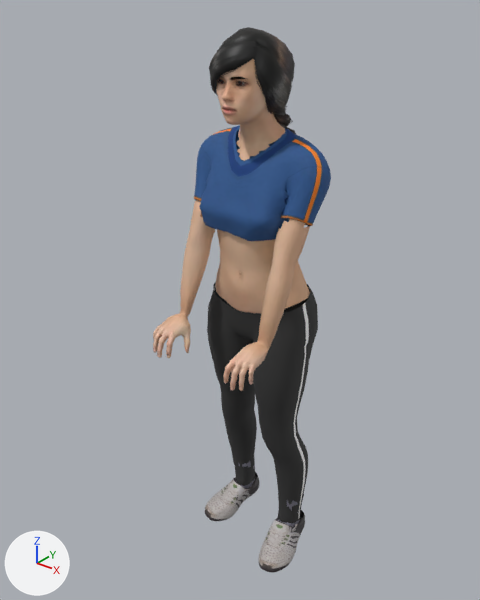
Before and after pictures for a commit that changed the glTF model assets/props/people-priya-stand-type-low.glb.
Before and after are seen from a 50 mm camera at (1.062, -1.33, 0.761) aimed at (-0.037, 0.044, -0.09). The axes (+X, +Y, +Z) are drawn at lower left. The lights are the same throughout. The picture after the commit comes second. Vertices at exactly the same position are counted once.

Script lines for the objects in view, before the commit:
```python
mat_human_body = principled_material('Human.body')
mat_human_body.texture = img_young_lightskinned_female_diffuse3
mat_human_body.roughness = 0.58
me_base_001 = bpy.data.meshes.new('base.001')
me_base_001.from_pydata(...)  # 20855 vertices, 36990 faces; spans x -0.21..0.21, y -0.2..0.25, z -1.0..0.65
# faces by material slot: [17598, 5518, 192, 368, 3436, 172, 2586, 7120]
me_base_001.materials.append(mat_human_body)  # picture img_young_lightskinned_female_diffuse3
me_base_001.materials.append(mat_human_braid01)
me_base_001.materials.append(mat_human_eyebrow012)
me_base_001.materials.append(mat_human_eyelashes02)
me_base_001.materials.append(mat_human_female_sportsuit01)
me_base_001.materials.append(mat_human_low_poly)  # picture img_brown_eye
me_base_001.materials.append(mat_human_shoes05)  # picture img_shoes05_diffuse
me_base_001.materials.append(mat_human_teeth_base)  # picture img_teeth
ob_people_priya_stand_type_low = bpy.data.objects.new('people-priya-stand-type-low', me_base_001)
ob_people_priya_stand_type_low.location = (0.0, 0.0, 0.0)
```
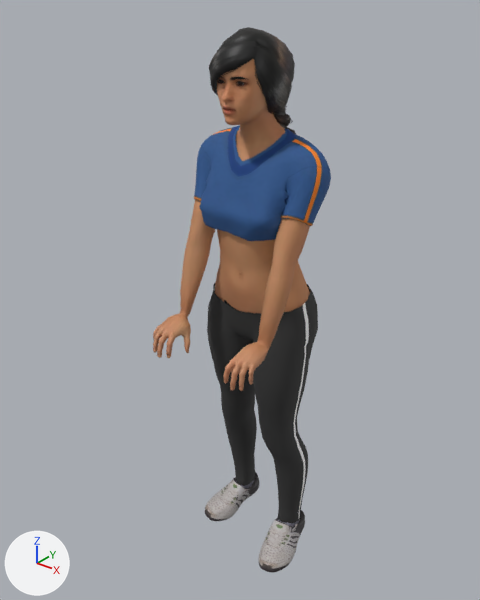
Edits to the bpy script that builds the scene:
```text
Add img_people_priya_stand_type_low__2_young_lightskinned_female_diffuse3_png:
    img_people_priya_stand_type_low__2_young_lightskinned_female_diffuse3_png = load_image('people-priya-stand-type-low--2-young_lightskinned_female_diffuse3.png', '_unpacked/people-priya-stand-type-low--2-young_lightskinned_female_diffuse3.png', 1024, 1024, 'sRGB')
Change mat_human_body:
    mat_human_body.texture: img_young_lightskinned_female_diffuse3 -> img_people_priya_stand_type_low__2_young_lightskinned_female_diffuse3_png
    mat_human_body.roughness: 0.58 -> 0.7
Change me_base_001:
    used by ob_people_priya_stand_type_low; location = (0.0, 0.0, 0.0)
    remove me_base_001.from_pydata(...)  # 20855 vertices, 36990 faces; spans x -0.21..0.21, y -0.2..0.25, z -1.0..0.65
    add me_base_001.from_pydata(...)  # 20975 vertices, 37212 faces; spans x -0.21..0.21, y -0.2..0.25, z -1.0..0.65
    me_base_001 part 1: 880 vertices moved within x -0.17..0.16, y -0.18..0.2, z -0.16..0.56; 660 vertices removed from x -0.09..0.19, y -0.18..0.21, z -0.16..0.6; 774 vertices added at x -0.19..0.19, y -0.18..0.21, z -0.16..0.56
    other edits to the shape of me_base_001 do not show in these pictures
```

Location of each change, (x1, y1, x2, y2) in pixels of the pictures (480 x 600 px; the box of a moved part takes in the faces that stretch with it):
'people-priya-stand-type-low', surface changed, reshaped (darker): (153, 27, 331, 573) in both
part 1 of me_base_001, moved or reshaped: before (180, 47, 314, 374); after (180, 76, 317, 371)
